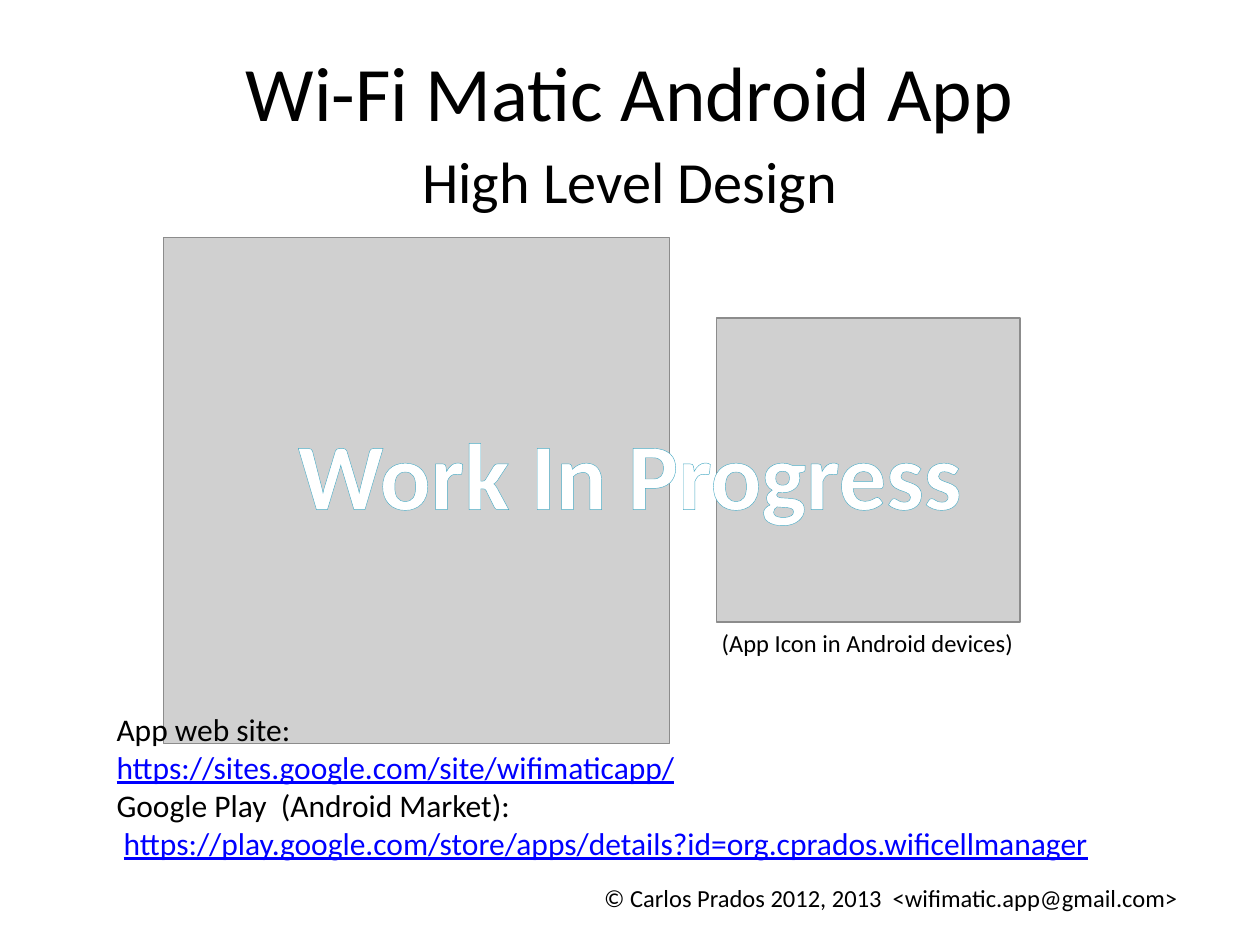
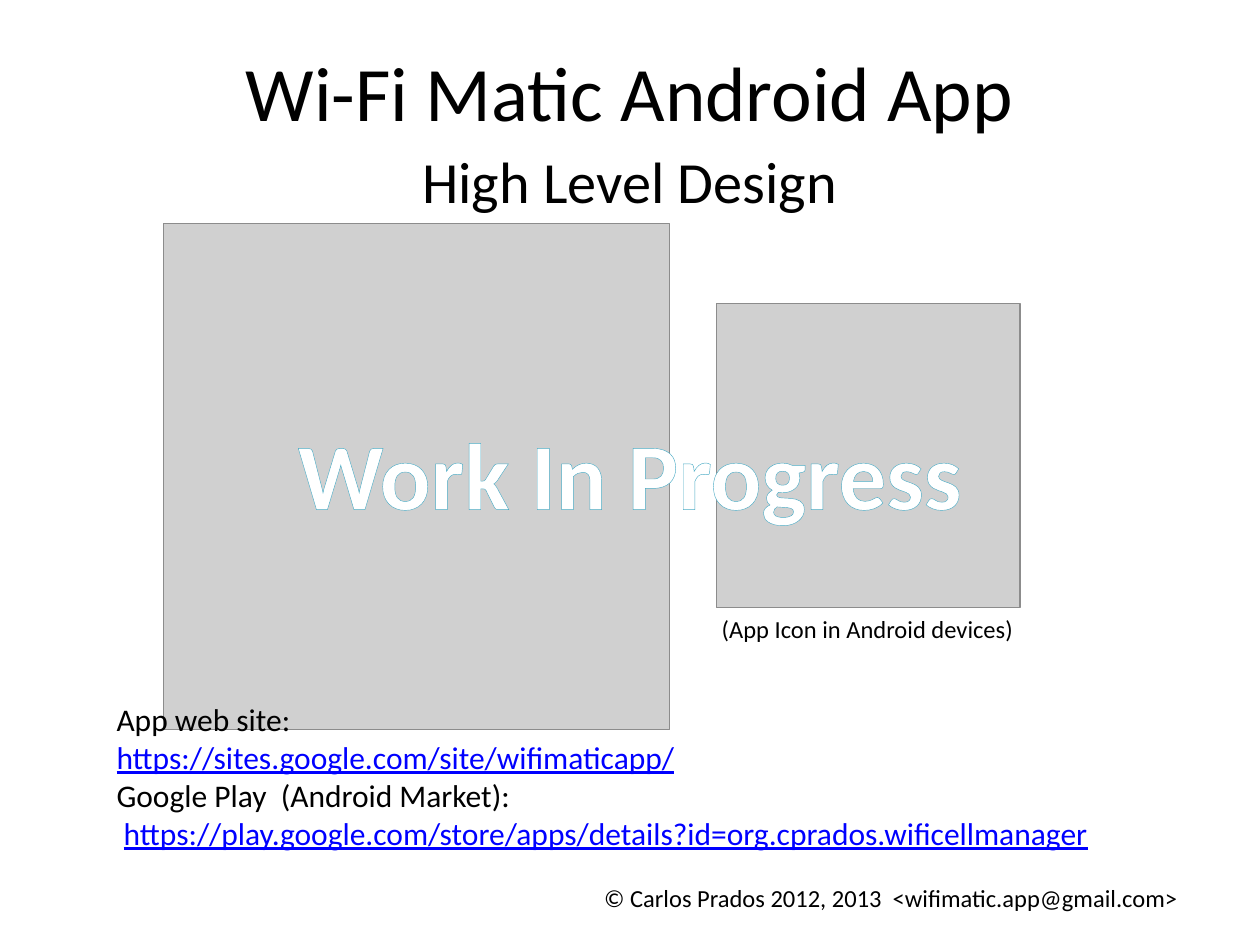
Before and after one commit to arqam/wifimatic-android, a slide deck: slide 1 of doc/Wi-Fi Matic Design.pptx. Drawn at 1260x945 pixels with LibreOffice and Linux fonts; fonts in the diff are those of the drawing; grey boxes stand for pictures. Boxes give left, top, right and bottom in pixels: in the first picture for what was removed or moved away, otherwise in the second. Text is boxed around its words. In the diff, an @@ line names an element or a change of style, - is before the commit and + after.

```diff
--- a/doc/Wi-Fi Matic Design.pptx
+++ b/doc/Wi-Fi Matic Design.pptx
@@ 2 pictures, 1 text: place and size @@
-2 pictures, 1 text at [164, 238, 1019, 745]
+2 pictures, 1 text at [164, 223, 1019, 730]
@@ text "App web site:": place and size @@
-text "App web site:" at [117, 715, 1087, 861]
+text "App web site:" at [117, 705, 1087, 851]
```
Also in this commit, not shown: 4 other slides changed, 3 slides added.
